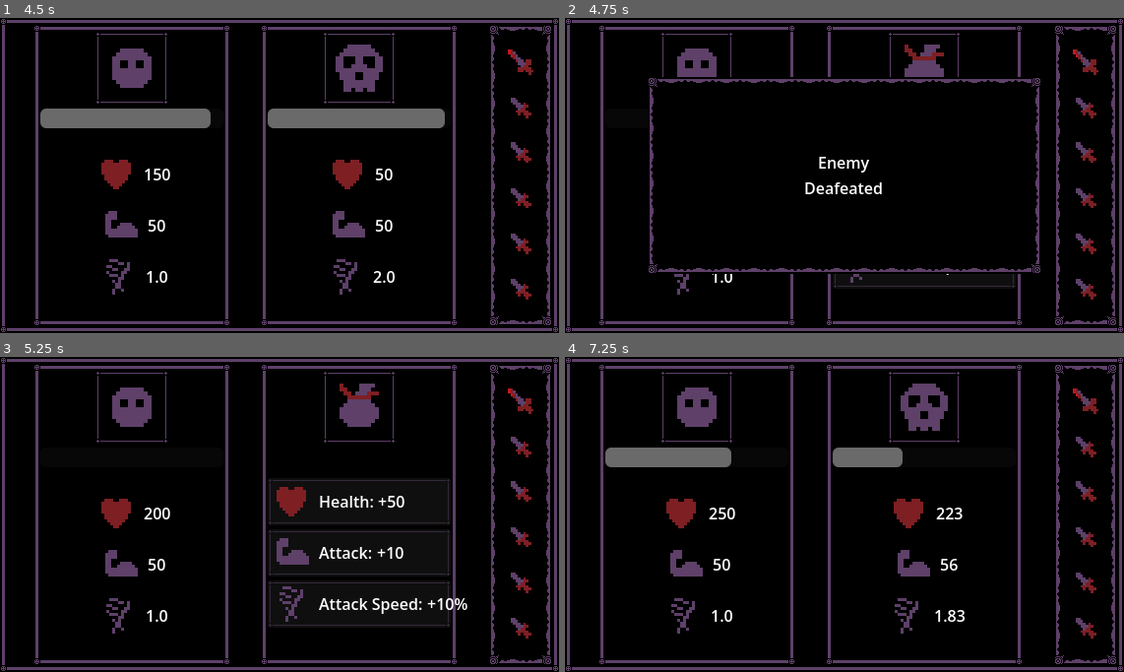
Above: before the commit, frames 1-4 (two rows, left to right).
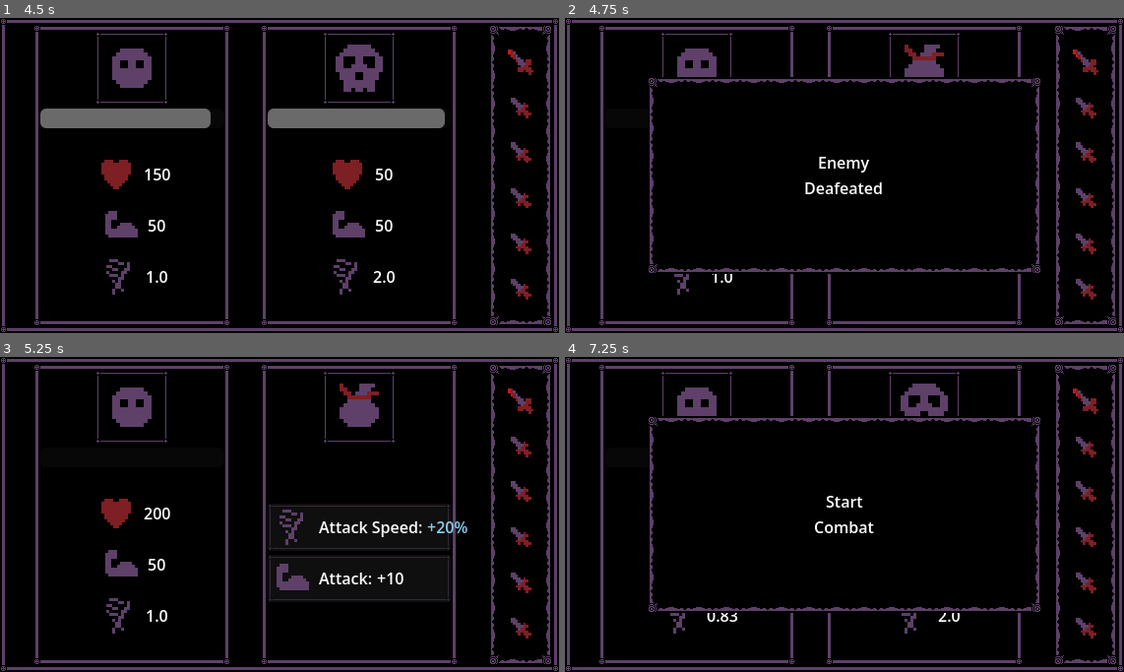
Above: after the commit, the same moments.

Repository: where-fore/blood-moon
Game: Godot game, scene res://loose/main.tscn
The game is run twice, just before and just after one commit, with the same random seed, the same clock (stepped at 60 frames per second) and the same inputs.
Inputs (mouse positions are in pixels of both pictures, inside the frame that each line leads up to):
- Up to frame 1 (4.5 s): click "Start Combat" at 0.5 s
- Up to frame 2 (4.75 s): no input
- Up to frame 3 (5.25 s): click (357, 501) at 5.02 s
- Up to frame 4 (7.25 s): click (922, 501) at 5.77 s; click (844, 514) at 6.5 s, where only the run before the commit has a clickable "Start Combat"

Frame 1 is identical in both runs. In frame 2, 0.1% of the frame differs, in the area x 48-81%, y 81-86%; in frame 3, 3.8%; in frame 4, 7.7%, in the area x 7-86%, y 18-88%.

Commit message:
there are random rewards
with rarity waow

Diff:
--- a/project/loose/main.tscn
+++ b/project/loose/main.tscn
@@ -13,15 +13,20 @@
 [ext_resource type="Texture2D" uid="uid://dfay83r2c6v5v" path="res://sprites/enemy_skull.png" id="7_ave2a"]
 [ext_resource type="Texture2D" uid="uid://bjkc5itfgl2aa" path="res://sprites/strength.png" id="8_16p2t"]
 [ext_resource type="Texture2D" uid="uid://cdrdpsiijftie" path="res://sprites/dexterity.png" id="9_hben2"]
+[ext_resource type="Script" uid="uid://careygatuk6hp" path="res://temp tests/reward_screen.gd" id="11_f4q0r"]
 [ext_resource type="Texture2D" uid="uid://dhuid4jl0xyt7" path="res://sprites/bag.png" id="11_uaqc7"]
 [ext_resource type="Script" uid="uid://clexac1mmhg6h" path="res://combat_manager.gd" id="12_0vix3"]
 [ext_resource type="PackedScene" uid="uid://bu0baiemyj4g4" path="res://temp tests/reward_choice.tscn" id="12_g13l7"]
+[ext_resource type="Script" uid="uid://dglf4fk5cme0u" path="res://temp tests/reward.gd" id="12_qmb71"]
 [ext_resource type="Script" uid="uid://cfhjyw384c0sl" path="res://temp tests/start_combat.gd" id="13_4dsyv"]
 [ext_resource type="Resource" uid="uid://djxrgmdbopuo8" path="res://temp tests/basic_attack.tres" id="13_npwt7"]
 [ext_resource type="Script" uid="uid://crtv10cne2ea5" path="res://temp tests/winner.gd" id="14_4dsyv"]
 [ext_resource type="Script" uid="uid://dyeno2clhdjwo" path="res://temp tests/combatant.gd" id="14_ave2a"]
 [ext_resource type="Resource" uid="uid://cwln6sdmi0rh0" path="res://temp tests/basic_attack_speed.tres" id="14_obmf6"]
 [ext_resource type="Resource" uid="uid://gcp47hshsibo" path="res://temp tests/basic_health.tres" id="15_f4q0r"]
+[ext_resource type="Resource" uid="uid://d0mq1bgq1jmbe" path="res://temp tests/rare_attack.tres" id="16_1j0u7"]
+[ext_resource type="Resource" uid="uid://bdjxchvidh3mu" path="res://temp tests/rare_attack_speed.tres" id="17_ireyf"]
+[ext_resource type="Resource" uid="uid://533lghi30ttw" path="res://temp tests/rare_health.tres" id="18_rjmfi"]
 [ext_resource type="Script" uid="uid://2ik2h1rqg747" path="res://temp tests/lose_button.gd" id="21_f4q0r"]
 [ext_resource type="Script" uid="uid://6jgkwbsqcufi" path="res://temp tests/ui_manager.gd" id="21_obmf6"]
 
@@ -182,9 +187,13 @@
 [node name="Spacer2" parent="MainGame/UIBoxStreamlined/HBoxContainer/EnemyCombatant/VBoxContainer" unique_id=562158122 instance=ExtResource("2_wqdpu")]
 layout_mode = 2
 
-[node name="RewardScreen" parent="MainGame/UIBoxStreamlined/HBoxContainer" unique_id=965647272 instance=ExtResource("2_tafwd")]
+[node name="RewardScreen" parent="MainGame/UIBoxStreamlined/HBoxContainer" unique_id=965647272 node_paths=PackedStringArray("reward_buttons") instance=ExtResource("2_tafwd")]
 custom_minimum_size = Vector2(200, 200)
 layout_mode = 2
+script = ExtResource("11_f4q0r")
+reward_buttons = [NodePath("VBoxContainer/RewardChoice"), NodePath("VBoxContainer/RewardChoice2")]
+basic_rewards = Array[ExtResource("12_qmb71")]([ExtResource("13_npwt7"), ExtResource("14_obmf6"), ExtResource("15_f4q0r")])
+rare_rewards = Array[ExtResource("12_qmb71")]([ExtResource("16_1j0u7"), ExtResource("17_ireyf"), ExtResource("18_rjmfi")])
 
 [node name="VBoxContainer" type="VBoxContainer" parent="MainGame/UIBoxStreamlined/HBoxContainer/RewardScreen" unique_id=1441539978]
 layout_mode = 2
@@ -208,10 +217,6 @@
 [node name="RewardChoice2" parent="MainGame/UIBoxStreamlined/HBoxContainer/RewardScreen/VBoxContainer" unique_id=691708868 instance=ExtResource("12_g13l7")]
 layout_mode = 2
 reward = ExtResource("13_npwt7")
-
-[node name="RewardChoice3" parent="MainGame/UIBoxStreamlined/HBoxContainer/RewardScreen/VBoxContainer" unique_id=1392033396 instance=ExtResource("12_g13l7")]
-layout_mode = 2
-reward = ExtResource("14_obmf6")
 
 [node name="Spacer2" parent="MainGame/UIBoxStreamlined/HBoxContainer/RewardScreen/VBoxContainer" unique_id=212561815 instance=ExtResource("2_wqdpu")]
 layout_mode = 2
--- /dev/null
+++ b/project/temp tests/rare_attack.tres
@@ -0,0 +1,10 @@
+[gd_resource type="Resource" script_class="Reward" format=3 uid="uid://d0mq1bgq1jmbe"]
+
+[ext_resource type="Texture2D" uid="uid://bjkc5itfgl2aa" path="res://sprites/strength.png" id="1_bvkib"]
+[ext_resource type="Script" uid="uid://dglf4fk5cme0u" path="res://temp tests/reward.gd" id="2_r17uf"]
+
+[resource]
+script = ExtResource("2_r17uf")
+value = 20
+stat = 1
+image = ExtResource("1_bvkib")
--- /dev/null
+++ b/project/temp tests/rare_attack_speed.tres
@@ -0,0 +1,10 @@
+[gd_resource type="Resource" script_class="Reward" format=3 uid="uid://bdjxchvidh3mu"]
+
+[ext_resource type="Texture2D" uid="uid://cdrdpsiijftie" path="res://sprites/dexterity.png" id="1_7p0c0"]
+[ext_resource type="Script" uid="uid://dglf4fk5cme0u" path="res://temp tests/reward.gd" id="2_hs7np"]
+
+[resource]
+script = ExtResource("2_hs7np")
+value = 20
+stat = 2
+image = ExtResource("1_7p0c0")
--- /dev/null
+++ b/project/temp tests/rare_health.tres
@@ -0,0 +1,9 @@
+[gd_resource type="Resource" script_class="Reward" format=3 uid="uid://533lghi30ttw"]
+
+[ext_resource type="Texture2D" uid="uid://gw80on1ihg7f" path="res://sprites/heart.png" id="1_6wae5"]
+[ext_resource type="Script" uid="uid://dglf4fk5cme0u" path="res://temp tests/reward.gd" id="2_mh2t1"]
+
+[resource]
+script = ExtResource("2_mh2t1")
+value = 100
+image = ExtResource("1_6wae5")
--- a/project/temp tests/reward_choice.gd
+++ b/project/temp tests/reward_choice.gd
@@ -1,12 +1,22 @@
 extends Control
+class_name RewardChoice
 
 @export var reward:Reward
 @export var texture_rect:TextureRect
 @export var name_label:Label
 @export var value_label:Label
 
+var looks_cooler:bool = false
 
 func _ready() -> void:
+	setup()
+
+func setup() -> void:
+	if looks_cooler:
+		value_label.modulate = Color.SKY_BLUE
+	else:
+		value_label.modulate = Color.WHITE
+
 	texture_rect.texture = reward.image
 
 	name_label.text = Stats.return_name(reward.stat) + ":"
@@ -16,7 +26,6 @@
 	text_to_set = "+" + text_to_set
 	value_label.text = text_to_set
 
-
 func _on_button_pressed() -> void:
 	BasicEvents.reward_chosen.emit(reward)
 	BasicEvents.swap_to_combat_screen.emit()
--- /dev/null
+++ b/project/temp tests/reward_screen.gd
@@ -0,0 +1,25 @@
+extends PanelContainer
+
+@export var reward_buttons:Array[RewardChoice]
+@export var basic_rewards:Array[Reward]
+@export var rare_rewards:Array[Reward]
+
+
+func _ready() -> void:
+	visibility_changed.connect(randomize_options)
+
+func randomize_options() -> void:
+	var rare_chance:int = 30
+	if randi_range(0,100) <= rare_chance:
+		reward_buttons[0].reward = rare_rewards.pick_random()
+		reward_buttons[0].looks_cooler = true
+	else:
+		reward_buttons[0].reward = basic_rewards.pick_random()
+		reward_buttons[0].looks_cooler = false
+
+	for button:RewardChoice in reward_buttons:
+		if not reward_buttons[0]:
+			button.reward = basic_rewards.pick_random()
+
+	for button:RewardChoice in reward_buttons:
+		button.setup()
Not shown, added: project/temp tests/reward_screen.gd.uid
